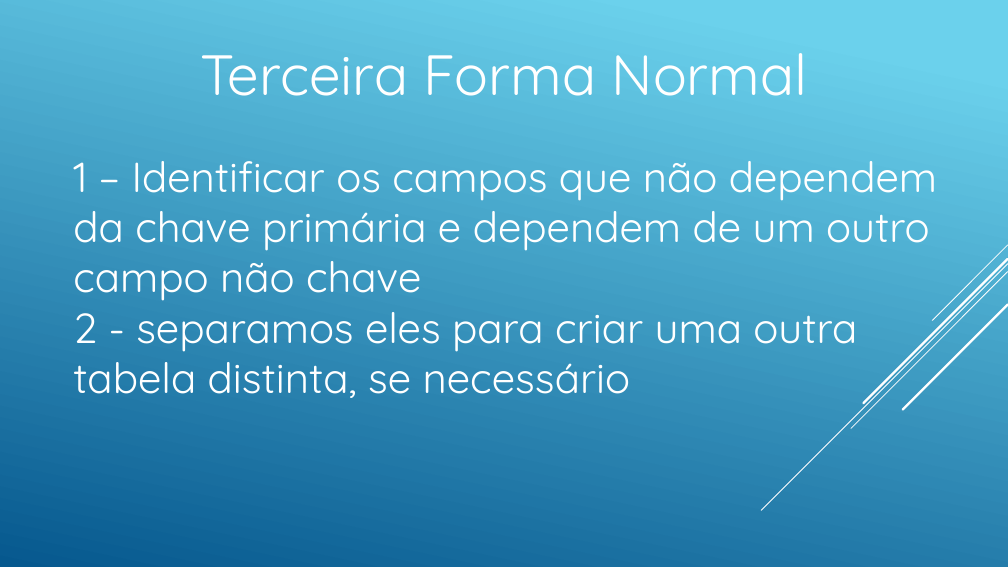
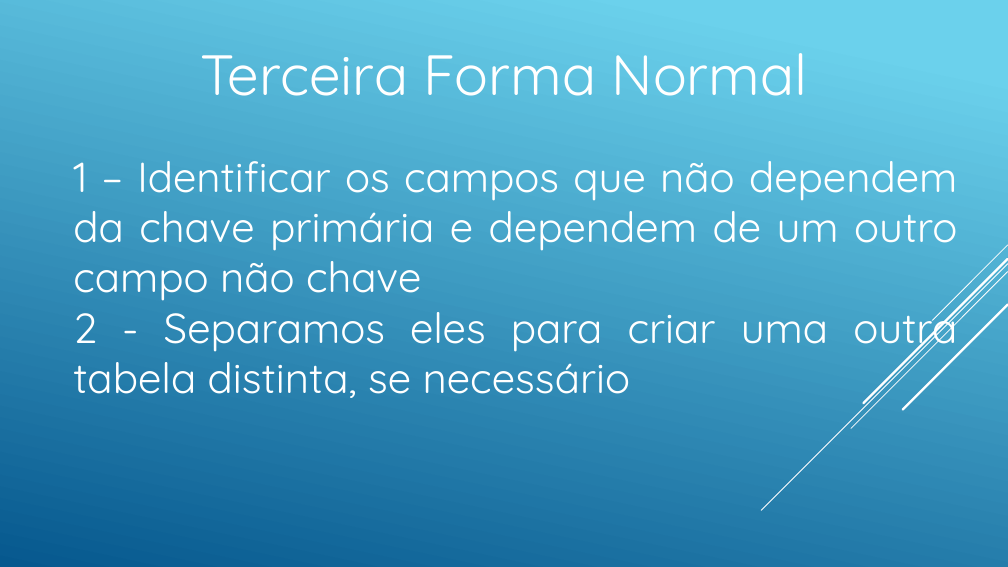
Before and after one commit to andreneves/BDIII, a slide deck: slide 18 of BDIIIA10.pptx. Drawn at 1008x567 pixels with LibreOffice and Linux fonts; fonts in the diff are those of the drawing. Boxes give left, top, right and bottom in pixels: in the first picture for what was removed or moved away, otherwise in the second. Text is boxed around its words. In the diff, an @@ line names an element or a change of style, - is before the commit and + after.

Commit message:
up

```diff
--- a/BDIIIA10.pptx
+++ b/BDIIIA10.pptx
@@ text at <box>73,161,957,301</box>: alignment left to justified @@
@@ text at <box>73,300,957,398</box>: text changed @@
-2 - separamos eles para criar uma outra tabela distinta, se necessário
+2 - Separamos eles para criar uma outra tabela distinta, se necessário
```
Also in this commit, not shown: 5 other slides changed.
